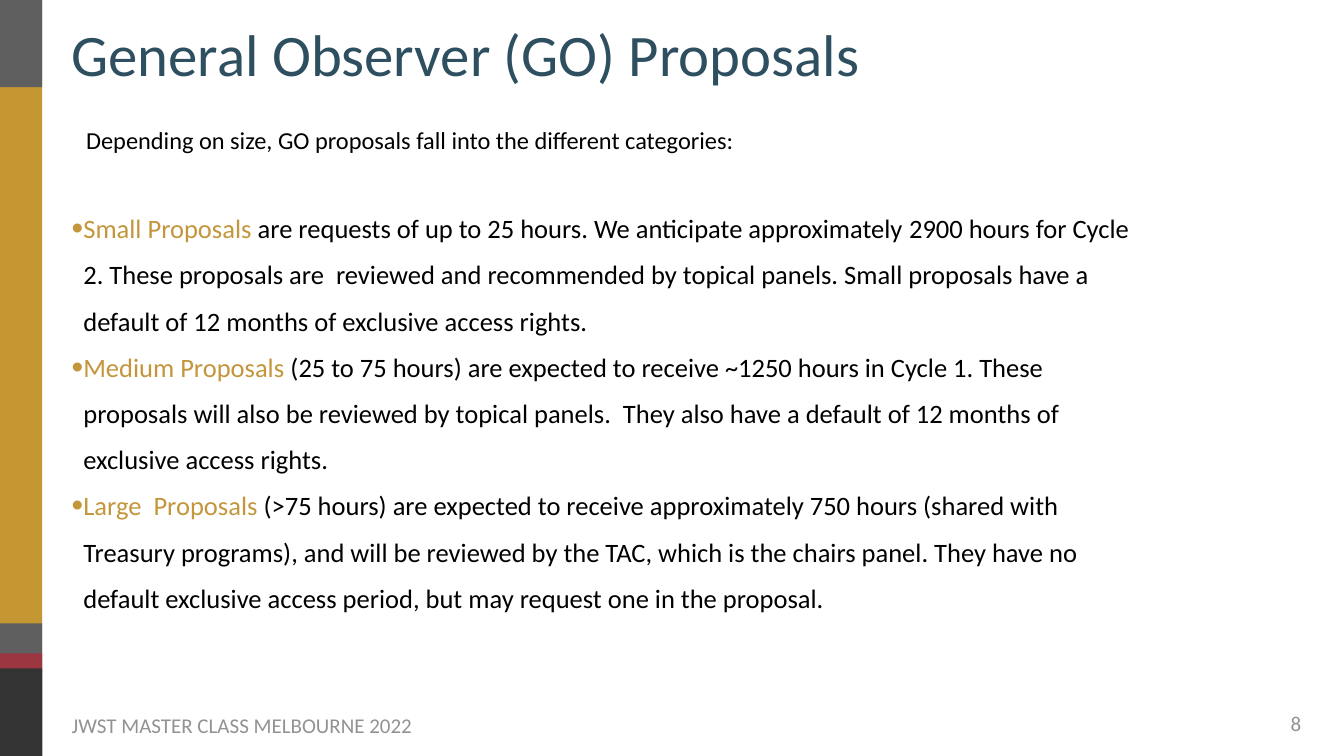
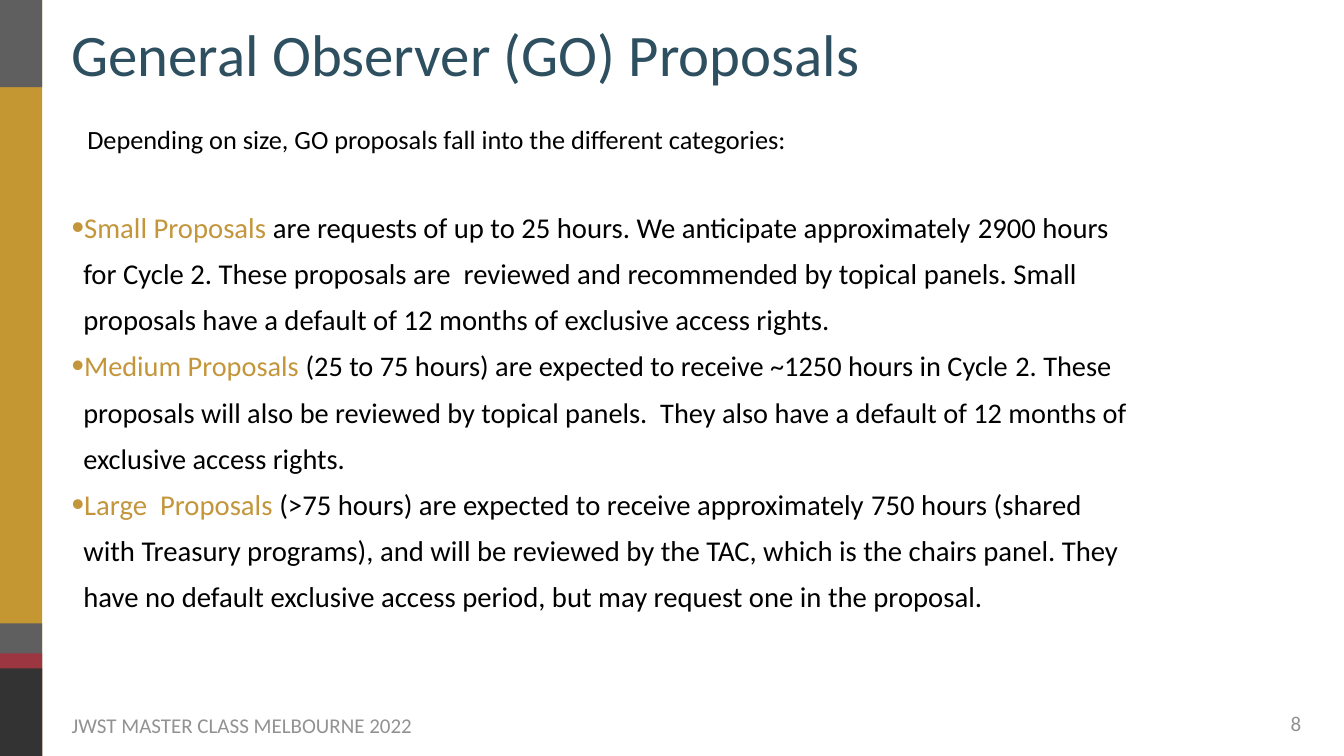
Before and after one commit to themiyan/jwst_masterclass_melbourne_2022, a slide deck: slide 8 of Presentations_Main/03_JWST_Cycle2_Proposals.pptx. Drawn at 1344x756 pixels with LibreOffice and Linux fonts; fonts in the diff are those of the drawing; background and template pictures are left out. Boxes give left, top, right and bottom in pixels: in the first picture for what was removed or moved away, otherwise in the second. Text is boxed around its words. In the diff, an @@ line names an element or a change of style, - is before the commit and + after.

Commit message:
Updates for cycle 2

```diff
--- a/Presentations_Main/03_JWST_Cycle2_Proposals.pptx
+++ b/Presentations_Main/03_JWST_Cycle2_Proposals.pptx
@@ text at [83, 130, 1118, 612]: size 34.7 to 37.5 pt in "Depending on size, GO proposals fall into ..."; size 37.9 to 41 pt in "Small Proposals are requests of up to ...", "Large Proposals (>75 hours) are expected to ..." @@
@@ text at [83, 355, 1127, 474]: text changed; size 37.9 to 40.5 pt @@
-• Medium Proposals (25 to 75 hours) are expected to receive ~1250 hours in Cycle 1. These proposals will also be reviewed by topical panels. They also have a default of 12 months of exclusive access rights.
+• Medium Proposals (25 to 75 hours) are expected to receive ~1250 hours in Cycle 2. These proposals will also be reviewed by topical panels. They also have a default of 12 months of exclusive access rights.
```
Also in this commit, not shown: 11 other slides changed, 1 slide added.
